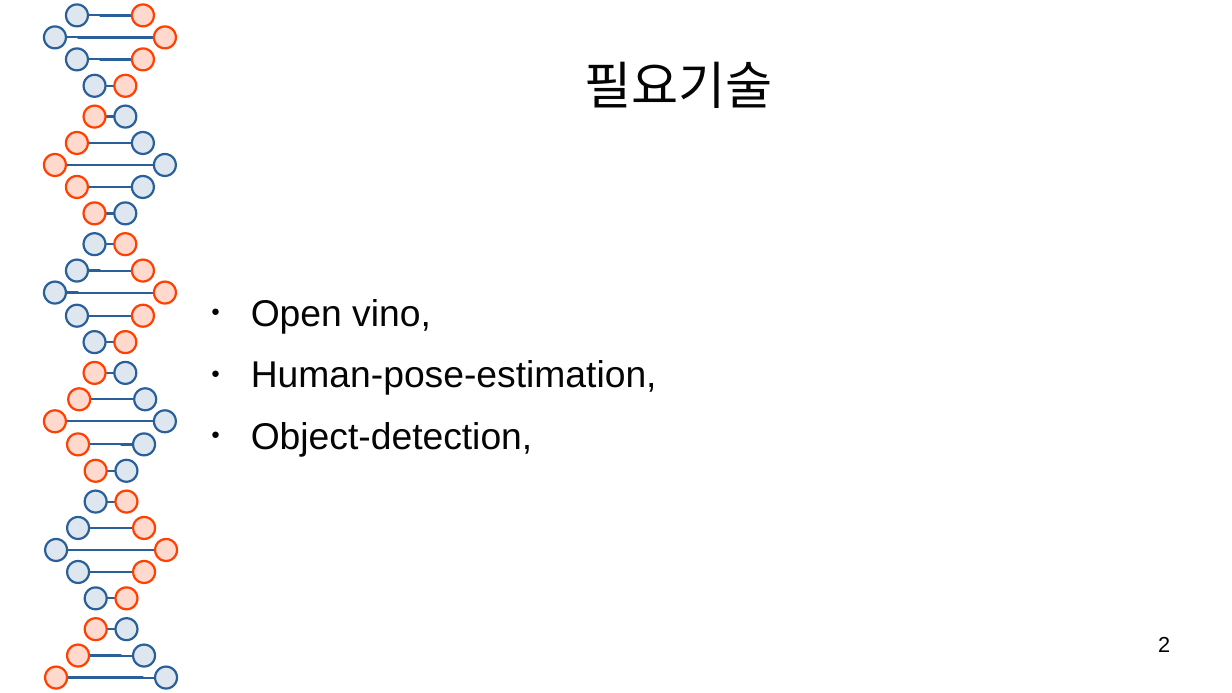
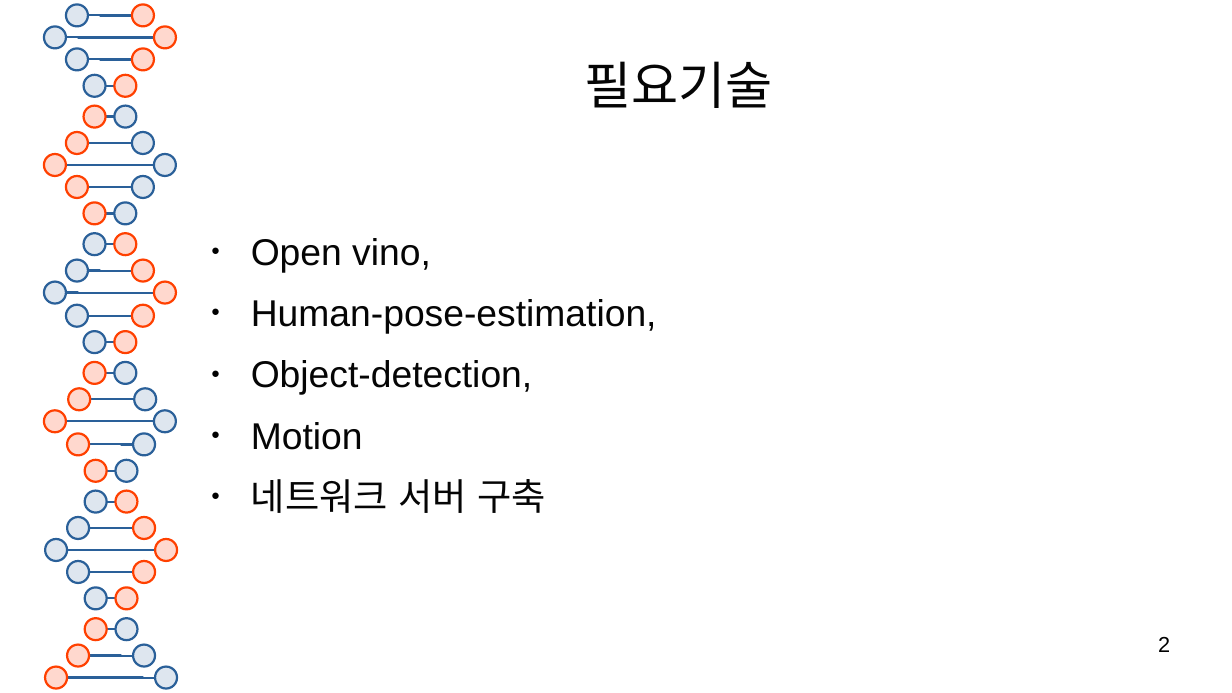
Before and after one commit to pskcci/intel-01, a slide deck: slide 2 of class01/mini-project/03_Choi&Song/minipro.odp. Drawn at 1232x693 pixels with LibreOffice and Linux fonts; fonts in the diff are those of the drawing. Boxes give left, top, right and bottom in pixels: in the first picture for what was removed or moved away, otherwise in the second. Text is boxed around its words. In the diff, an @@ line names an element or a change of style, - is before the commit and + after.

```diff
--- a/class01/mini-project/03_Choi&Song/minipro.odp
+++ b/class01/mini-project/03_Choi&Song/minipro.odp
@@ text at (251,422,546,513): paragraphs added @@
+● Motion
+● 네트워크 서버 구축
```
Also in this commit, not shown: 1 slide added.
